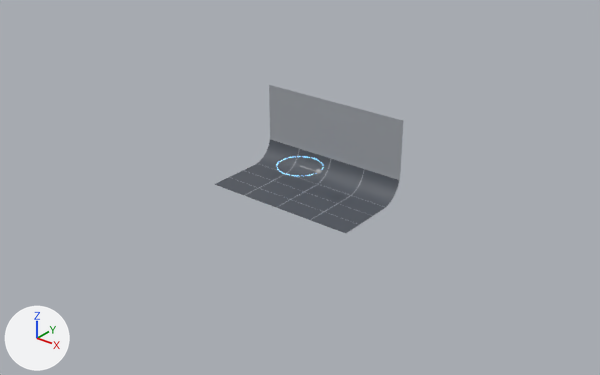
Renders of the Blender file blender/rotating_rod/scene.blend from each side of a commit.
Both versions are drawn from a 50 mm camera at (44.7, -60.9, 35.4) aimed at (0.8, -6.0, 1.4). Arrows for +X, +Y and +Z are at lower left; the lights stay in place. The older version comes first.

Names of what the first picture shows: 'StudioBackdrop'.
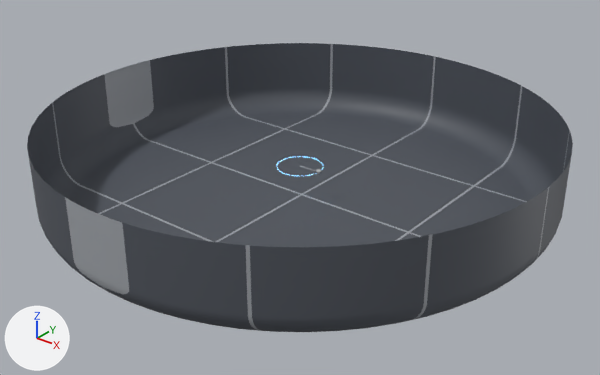
Location of each change, (x1, y1, x2, y2) in pixels of the pictures (600 x 375 px):
```json
{"object": "CircularBackdrop", "change": "added", "after": [27, 43, 573, 332]}
{"object": "StudioBackdrop", "change": "deleted", "before": [215, 85, 403, 234]}
```

Scene script edits in JSON lines:
```json
{"op": "add", "block": "me_circularbackdrop", "code": ["me_circularbackdrop = bpy.data.meshes.new('CircularBackdrop')", "me_circularbackdrop.from_pydata(...)  # 1472 vertices, 1408 faces; spans x -24.0..24.0, y -29.0..19.0, z 0.0..8.0", "me_circularbackdrop.polygons.foreach_set('use_smooth', [True] * 1408)", "me_circularbackdrop.materials.append(mat_gridmaterial)"]}
{"op": "remove", "block": "ob_studiobackdrop", "code": ["ob_studiobackdrop = bpy.data.objects.new('StudioBackdrop', me_studiobackdrop)", "ob_studiobackdrop.location = (0.0, 0.0, 0.0)", "ob_studiobackdrop.rotation_euler = (0.0, 0.0, 3.142)  # degrees (0, 0, 180)"]}
{"op": "add", "block": "ob_circularbackdrop", "code": ["ob_circularbackdrop = bpy.data.objects.new('CircularBackdrop', me_circularbackdrop)", "ob_circularbackdrop.location = (0.0, 0.0, 0.0)"]}
```
